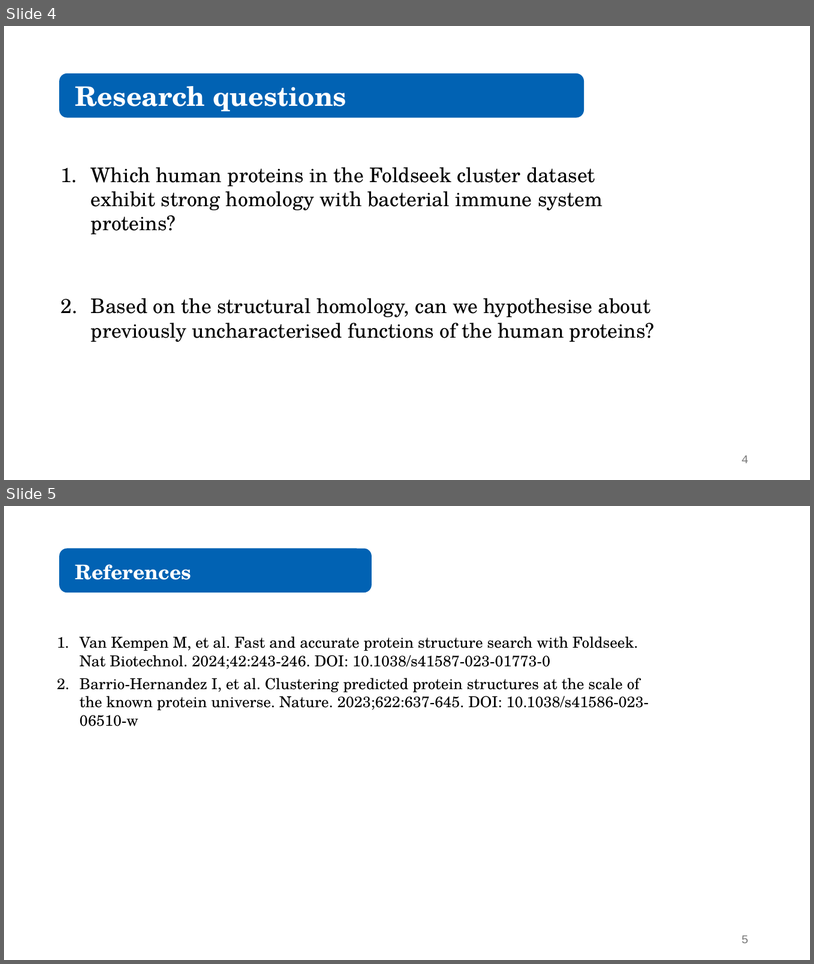
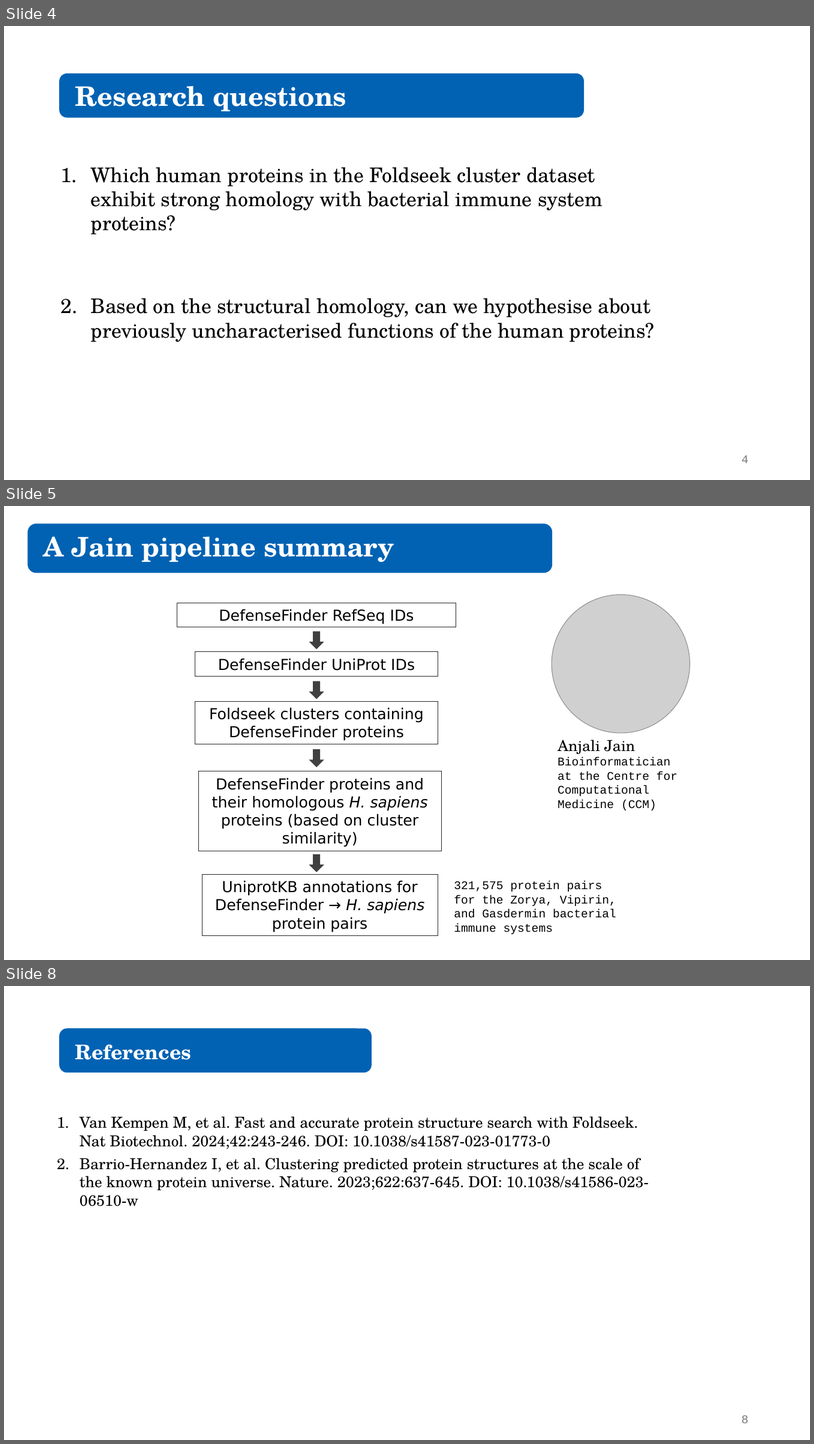
Before and after one commit to juliandeanmoran/BISSH, a slide deck: vis/reports/2026-02-18_projectUpdate_1.pptx. Shown one above the other, each under a label of ours: slides 4 and 5 before the commit, slides 4, 5 and 8 after it; the slides between them are not shown. The pictures are 814x964 and 814x1444 pixels, drawn with LibreOffice and Linux fonts; fonts in the diff are those of the drawing; grey boxes stand for pictures. Boxes give left, top, right and bottom in pixels: in the first picture for what was removed or moved away, otherwise in the second. Text is boxed around its words. In the diff, an @@ line names an element or a change of style, - is before the commit and + after.

```diff
--- a/vis/reports/2026-02-18_projectUpdate_1.pptx
+++ b/vis/reports/2026-02-18_projectUpdate_1.pptx
@@ slide 5 added at box(4, 506, 810, 960), background #FFFFFF @@
@@ rounded rectangle added at box(28, 524, 552, 572), fill #0162B3, outline #0162B3 1.5 pt @@
@@ text added at box(44, 537, 395, 562), 32 pt, text #FFFFFF, bold @@
+A Jain pipeline summary
@@ picture added at box(552, 594, 690, 733) @@
@@ rectangle added at box(177, 603, 456, 627), outline #262626 0.75 pt, 18 pt, text #000000 @@
+DefenseFinder RefSeq IDs
@@ down arrow added at box(311, 632, 323, 648), fill #404040, outline #404040 1.5 pt @@
@@ rectangle added at box(195, 652, 438, 676), outline #262626 0.75 pt, 18 pt, text #000000 @@
+DefenseFinder UniProt IDs
@@ down arrow added at box(311, 681, 323, 698), fill #404040, outline #404040 1.5 pt @@
@@ rectangle added at box(195, 702, 438, 744), outline #262626 0.75 pt, 18 pt, text #000000 @@
+Foldseek clusters containing DefenseFinder proteins
@@ text added at box(558, 739, 678, 810), 14 pt, text #000000 @@
+Anjali Jain
+Bioinformatician at the Centre for Computational Medicine (CCM)
@@ down arrow added at box(311, 750, 323, 766), fill #404040, outline #404040 1.5 pt @@
@@ rectangle added at box(199, 771, 442, 850), outline #262626 0.75 pt, 18 pt, text #000000 @@
+DefenseFinder proteins and their homologous H. sapiens proteins (based on cluster similarity)
@@ down arrow added at box(311, 855, 323, 871), fill #404040, outline #404040 1.5 pt @@
@@ rectangle added at box(203, 874, 438, 936), outline #262626 0.75 pt, 18 pt, text #000000 @@
+UniprotKB annotations for DefenseFinder → H. sapiens protein pairs
@@ text added at box(454, 880, 617, 934), 14 pt, text #000000 @@
+321,575 protein pairs for the Zorya, Vipirin, and Gasdermin bacterial immune systems
@@ what was slide 5 is now slide 8 @@
@@ page number at box(742, 1415, 749, 1423): text changed @@
-5
+8
```
Also in this commit, not shown: 2 other slides added, 11 other files.
